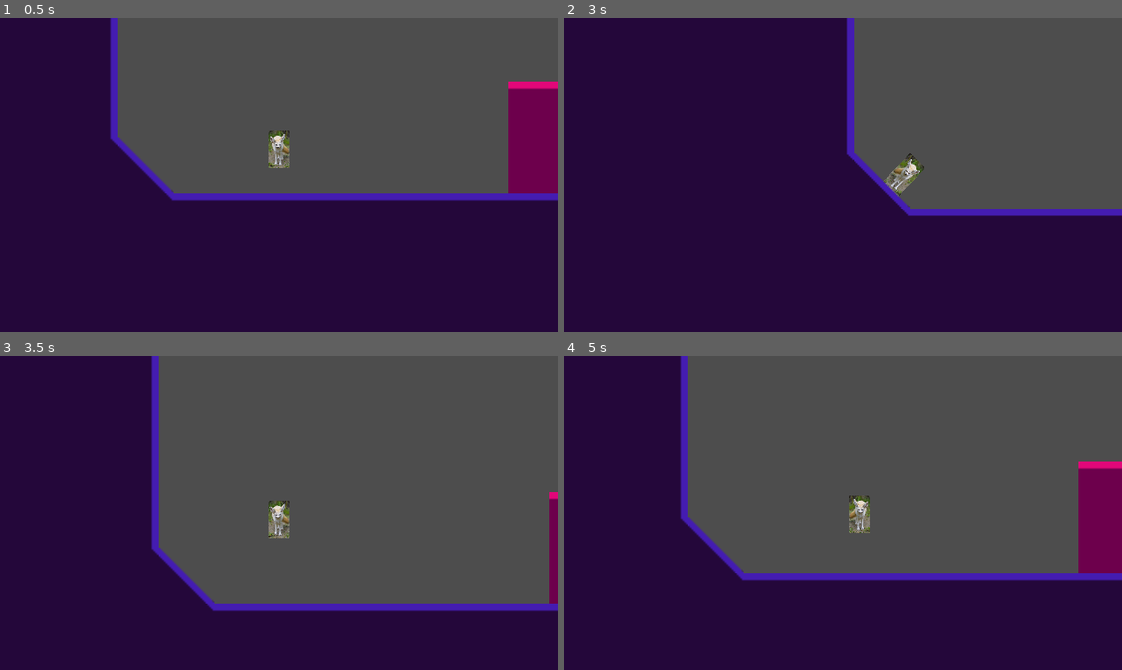
Above: before the commit, frames 1-4 (two rows, left to right).
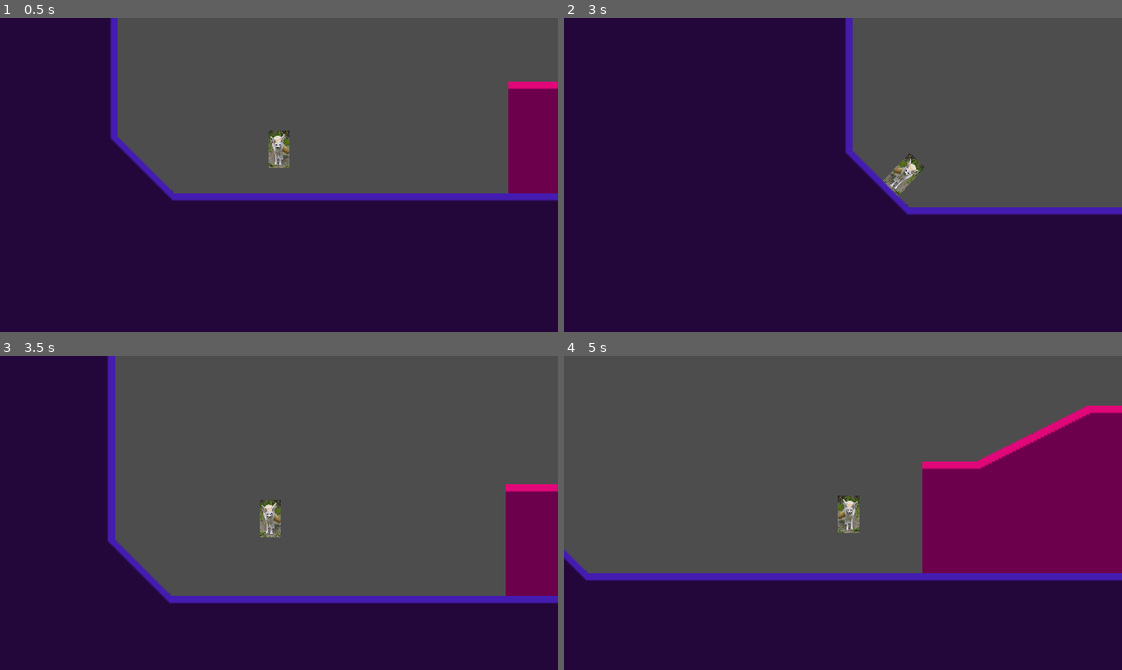
Above: after the commit, the same moments.

Repository: DraethPlace/FencWorks
Game: Godot game, scene res://Scenes/Base Level.tscn
Same seed, same stepped clock (60 frames per second), same inputs: the game is played once before the commit and once after it.
Inputs:
- Up to frame 1 (0.5 s): no input
- Up to frame 2 (3 s): hold Down (crouch) 0.53-1.28 s; hold Right (right) 0.53-2.03 s; tap Z (jump) at 0.77, 1.52 s; tap Down (crouch) at 1.35, 2.3, 2.85 s; hold Left (left) 2.03-2.78 s; hold Shift (machdash) 2.03-2.78 s; hold Right (right) from 2.78 s (still down)
- Up to frame 3 (3.5 s): keep holding Right (right); tap Z (jump) at 3.02 s
- Up to frame 4 (5 s): hold Down (crouch) 3.53-4.28 s; tap Z (jump) at 3.77, 4.52 s; release Right (right) at 4.28 s; hold Left (left) from 4.28 s (still down); tap Shift (machdash) at 4.35 s; tap Down (crouch) at 4.55 s

Frame 1 is identical in both runs. In frame 2, 1.0% of the frame differs, in the area x 50-100%, y 0-64%; in frame 3, 14%; in frame 4, 31%, in the area x 0-100%, y 0-72%.

Commit message:
idfk
AAAAAAAAAAAAAAAAAAAAAAAAAAAAAAAAAAAAAAAAAAAAH

Diff:
--- a/Scenes/Player.tscn
+++ b/Scenes/Player.tscn
@@ -39,3 +39,7 @@
 shape = SubResource("CapsuleShape2D_krp03")
 debug_color = Color(0.387981, 0.355622, 1, 0.42)
 script = ExtResource("3_7vs75")
+
+[node name="Timer" type="Timer" parent="."]
+process_callback = 0
+wait_time = 1.5
--- a/Scripts/Player/360 Movement.gd
+++ b/Scripts/Player/360 Movement.gd
@@ -17,6 +17,7 @@
 var crouch = "N"
 var PrevSpeed= Speed
 var TurnSpeed = Speed
+var HoldTimer: Timer
 #Mach 1 = 150
 #Mach 2 = 250
 #Mach 3 = 350
@@ -74,7 +75,7 @@
 	elif Speed > -1:
 		VelLR = "R"
 
-	floor_snap_length= (((abs(Speed))/32)*2)+18
+	floor_snap_length= (((abs(Speed))/32)*2)+20
 
 	# Code for changing speed around
 	var Dir = Input.get_axis("left", "right")
@@ -89,7 +90,7 @@
 					TurnSpeed = 1/(roundf(abs(Speed/100)))
 					MachTurn = 1
 				else:
-					CtrlLock== "N"
+					CtrlLock = "N"
 					Speed = (lerpf(roundf(Speed), roundf(PrevSpeed*0.5), TurnSpeed))
 				if abs(Speed) <= abs(PrevSpeed*0.5)+3:
 					Speed = -PrevSpeed
@@ -107,8 +108,7 @@
 			elif not Speed == 0:
 				Speed = 0
 				MachTurn = 0
-	print(SensorDir)
-
+	print(Speed)
 	if is_on_floor():
 		#actually moves player
 		if SensorDir == "D":
@@ -152,13 +152,13 @@
 			if not CtrlLock == "N":
 				Speed -=((int(LR == "R")*2)-1)*10
 			elif SensorDir == "U":
-				Speed -= sin(round(rotation))*(int(not Dir== 0))*13.5
+				Speed += sin(round(rotation))*((int(dash== 0))+1)*10
 			elif SensorDir == LR:
-				Speed -= ((cos(round(rotation)))*13.5)
+				Speed -= (sin(round(deg_to_rad(-rotation_degrees)))*((int(dash== 0))+1)*10)
 			elif SensorDir == "L" or SensorDir == "R":
-				Speed -= cos(round(rotation))*(int(not Dir== 0))*13.5
+				Speed -= sin(round(deg_to_rad(-rotation_degrees)))*((int(dash== 0))+1)*10
 			else:
-				Speed -= cos(round(rotation))*15
+				Speed -= sin(round(deg_to_rad(-rotation_degrees))*((int(dash== 0))+1)*10)
 	else:
 		CtrlLock = "N"
 	#handles The surface direction, wallrunning, ceiling running all that good sonis stuff
@@ -181,11 +181,13 @@
 		set_up_direction(Vector2.DOWN)
 	if dash == 0:
 		floor_max_angle=67.5
-		if round(abs(rotation_degrees)) > 67.5:
+		if round(abs(rotation_degrees)) > 67.5 or SensorDir == "U":
 			if not SensorDir == "U":
-				Speed += 10*((int(SensorDir == "L")*2)-1)
+				velocity.x = 75 *((int(LR=="L")*2)-1)
+				Speed = 0
+
 			else:
 				set_up_direction(Vector2.UP)
-				velocity.y = 50
+				velocity.y = 75
 	else:
 		floor_max_angle=180
